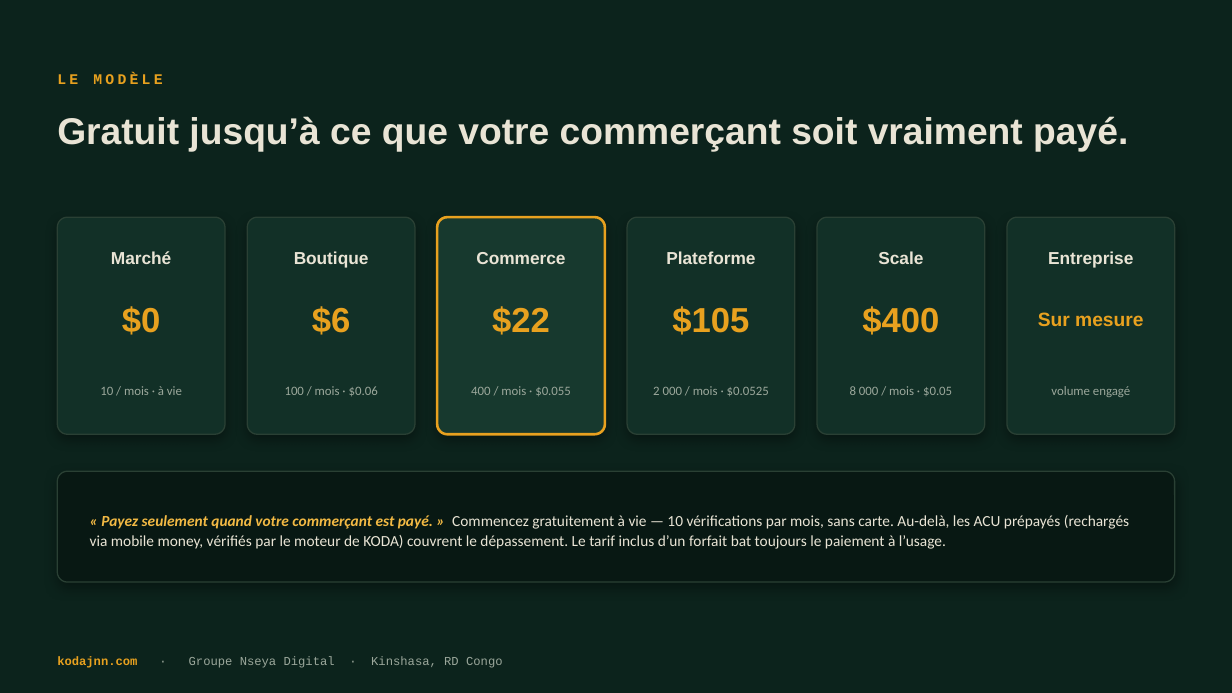
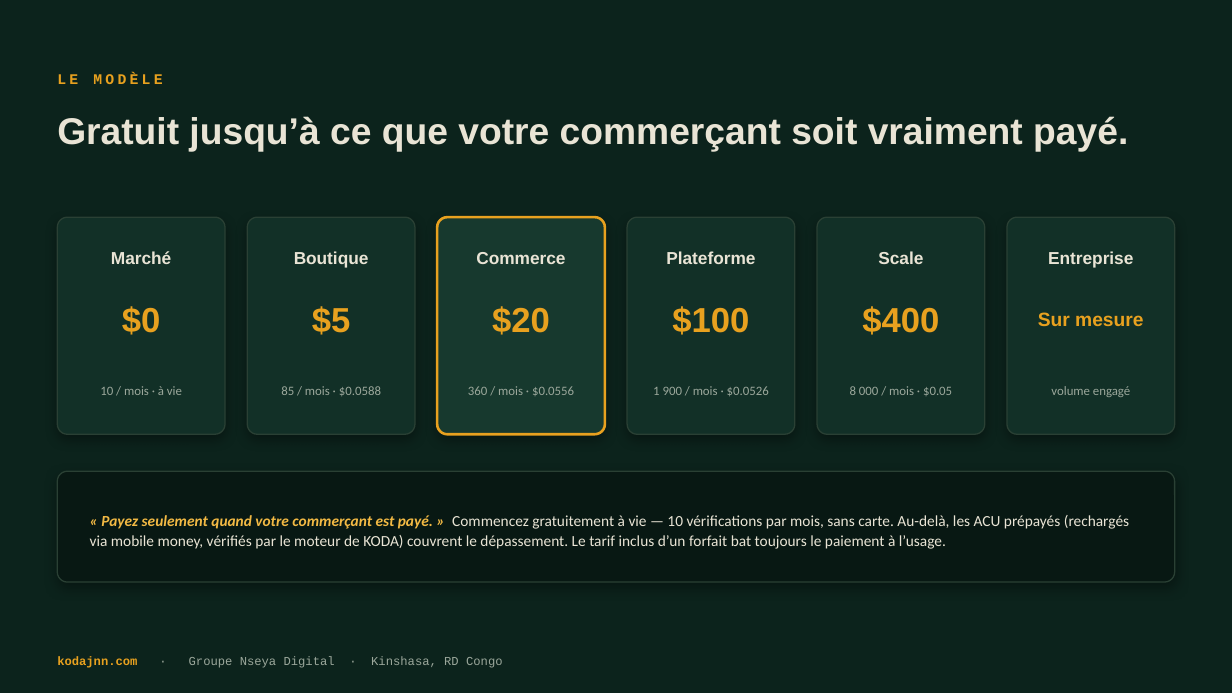
Before and after one commit to jnnseya-cpu/KODA, a slide deck: slide 11 of brand/KODA-deck-FR.pptx. Drawn at 1232x693 pixels with LibreOffice and Linux fonts; fonts in the diff are those of the drawing. Boxes give left, top, right and bottom in pixels: in the first picture for what was removed or moved away, otherwise in the second. Text is boxed around its words. In the diff, an @@ line names an element or a change of style, - is before the commit and + after.

```diff
--- a/brand/KODA-deck-FR.pptx
+++ b/brand/KODA-deck-FR.pptx
@@ text at <box>312,306,351,335</box>: text changed @@
-$6
+$5
@@ text at <box>492,306,550,335</box>: text changed @@
-$22
+$20
@@ text at <box>672,306,749,335</box>: text changed @@
-$105
+$100
@@ text at <box>281,386,381,396</box>: text changed @@
-100 / mois · $0.06
+85 / mois · $0.0588
@@ text at <box>468,386,574,396</box>: text changed @@
-400 / mois · $0.055
+360 / mois · $0.0556
@@ text at <box>653,386,769,396</box>: text changed @@
-2 000 / mois · $0.0525
+1 900 / mois · $0.0526
```
Also in this commit, not shown: 16 other files.
